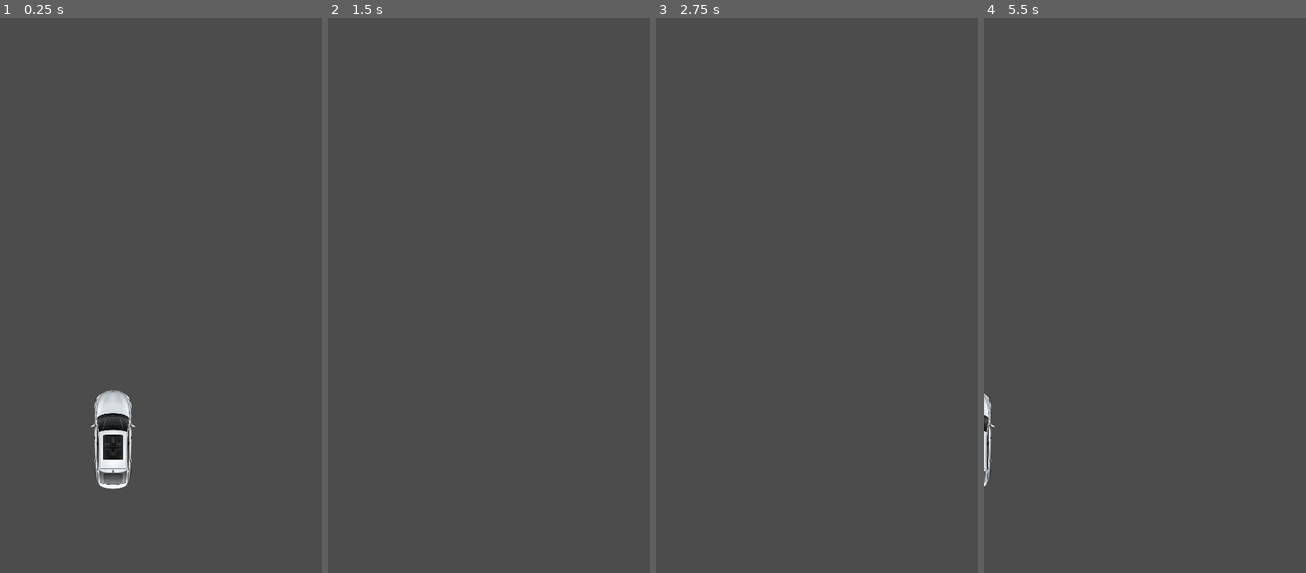
Above: before the commit, frames 1-4 (left to right).
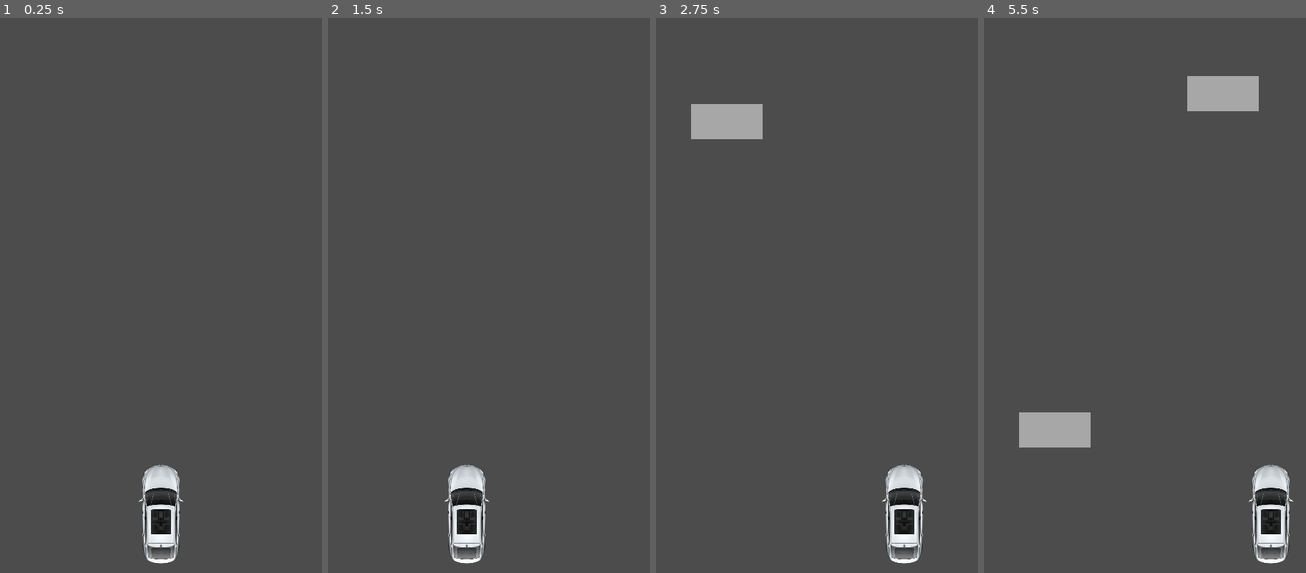
Above: after the commit, the same moments.

Repository: archemich/Try-to-drive
Game: Godot game, scene res://scenes/main.tscn
Same seed, same stepped clock (60 frames per second), same inputs: the game is played once before the commit and once after it. Before the commit the project starts from res://scenes/Main.tscn.
Inputs (mouse positions are in pixels of both pictures, inside the frame that each line leads up to):
- Up to frame 1 (0.25 s): no input
- Up to frame 2 (1.5 s): move the mouse to (559, 278) at 0.52 s; click (559, 278) at 0.67 s; tap Enter at 1.25 s; move the mouse to (424, 334) at 1.27 s; click (424, 334) at 1.42 s
- Up to frame 3 (2.75 s): move the mouse to (849, 178) at 2.02 s; click (849, 178) at 2.17 s
- Up to frame 4 (5.5 s): move the mouse to (1128, 417) at 2.77 s; click (1128, 417) at 2.92 s; move the mouse to (1241, 389) at 3.52 s; click (1241, 389) at 3.67 s; move the mouse to (1048, 217) at 4.27 s; click (1048, 217) at 4.42 s; move the mouse to (1161, 306) at 5.02 s; click (1161, 306) at 5.17 s

The runs differ from the first frame. In frame 1, 3.3% of the frame differs, in the area x 28-57%, y 67-99%; in frame 2, 1.6%; in frame 3, 3.1%; in frame 4, 4.7%, in the area x 0-96%, y 10-99%.

Commit message:
added obstacles and collision

Diff:
--- a/project.godot
+++ b/project.godot
@@ -16,7 +16,7 @@
 [application]
 
 config/name="Try-to-drive"
-run/main_scene="res://scenes/Main.tscn"
+run/main_scene="res://scenes/main.tscn"
 config/icon="res://icon.png"
 
 [display]
--- a/scenes/Main.tscn
+++ /dev/null
@@ -1,9 +0,0 @@
-[gd_scene load_steps=2 format=2]
-
-[ext_resource path="res://scenes/Player.tscn" type="PackedScene" id=1]
-
-[node name="Main" type="Node2D"]
-
-[node name="Player" parent="." instance=ExtResource( 1 )]
-position = Vector2( 288, 752.498 )
-scale = Vector2( 0.3, 0.3 )
--- /dev/null
+++ b/scenes/main.tscn
@@ -0,0 +1,37 @@
+[gd_scene load_steps=5 format=2]
+
+[ext_resource path="res://scenes/player.tscn" type="PackedScene" id=1]
+[ext_resource path="res://scenes/obstacle.tscn" type="PackedScene" id=2]
+[ext_resource path="res://scripts/main.gd" type="Script" id=3]
+
+[sub_resource type="Curve2D" id=1]
+_data = {
+"points": PoolVector2Array( 0, 0, 0, 0, 0, 0, 0, 0, 0, 0, 576, 0 )
+}
+
+[node name="Main" type="Node"]
+script = ExtResource( 3 )
+Obstacle = ExtResource( 2 )
+
+[node name="Player" parent="." instance=ExtResource( 1 )]
+position = Vector2( 288, 885.689 )
+scale = Vector2( 0.3, 0.3 )
+
+[node name="GeneratorPath" type="Path2D" parent="."]
+curve = SubResource( 1 )
+
+[node name="ObstacleSpawnLocation" type="PathFollow2D" parent="GeneratorPath"]
+
+[node name="ScoreTimer" type="Timer" parent="."]
+
+[node name="GeneratorTimer" type="Timer" parent="."]
+process_mode = 0
+wait_time = 3.0
+
+[node name="StartTimer" type="Timer" parent="."]
+wait_time = 2.0
+one_shot = true
+[connection signal="hit" from="Player" to="." method="gameOver"]
+[connection signal="timeout" from="ScoreTimer" to="." method="_on_ScoreTimer_timeout"]
+[connection signal="timeout" from="GeneratorTimer" to="." method="_on_GeneratorTimer_timeout"]
+[connection signal="timeout" from="StartTimer" to="." method="_on_StartTimer_timeout"]
--- /dev/null
+++ b/scenes/obstacle.tscn
@@ -0,0 +1,22 @@
+[gd_scene load_steps=4 format=2]
+
+[ext_resource path="res://models/obstacles/Grey.png" type="Texture" id=1]
+[ext_resource path="res://scripts/obstacle.gd" type="Script" id=2]
+
+[sub_resource type="RectangleShape2D" id=2]
+extents = Vector2( 20.0152, 10.7751 )
+
+[node name="Obstacle" type="StaticBody2D" groups=[
+"Obstacles",
+]]
+script = ExtResource( 2 )
+
+[node name="Sprite" type="Sprite" parent="."]
+position = Vector2( 64.2273, 31.9661 )
+scale = Vector2( 0.424274, 0.210778 )
+texture = ExtResource( 1 )
+
+[node name="CollisionShape2D" type="CollisionShape2D" parent="."]
+position = Vector2( 64.9225, 32.0403 )
+scale = Vector2( 3.18788, 2.95199 )
+shape = SubResource( 2 )
--- a/scenes/Player.tscn
+++ b/scenes/player.tscn
@@ -1,7 +1,7 @@
 [gd_scene load_steps=4 format=2]
 
-[ext_resource path="res://sprites/car.png" type="Texture" id=1]
-[ext_resource path="res://scripts/Player.gd" type="Script" id=2]
+[ext_resource path="res://models/cars/car.png" type="Texture" id=1]
+[ext_resource path="res://scripts/player.gd" type="Script" id=2]
 
 [sub_resource type="CapsuleShape2D" id=1]
 radius = 2.92132
@@ -9,6 +9,7 @@
 
 [node name="Player" type="Area2D"]
 rotation = 1.5708
+scale = Vector2( 0.639999, 0.639999 )
 script = ExtResource( 2 )
 __meta__ = {
 "_edit_group_": true
@@ -22,5 +23,6 @@
 shape = SubResource( 1 )
 
 [node name="Timer" type="Timer" parent="."]
-wait_time = 3.0
+wait_time = 2.0
+[connection signal="body_entered" from="." to="." method="_on_Player_body_entered"]
 [connection signal="timeout" from="Timer" to="." method="_on_Timer_timeout"]
--- /dev/null
+++ b/scripts/main.gd
@@ -0,0 +1,43 @@
+extends Node
+
+export (PackedScene) var Obstacle
+
+var score = 0
+
+
+func _ready():
+	randomize()
+	$StartTimer.start()
+
+
+func generateObstacle():
+	$GeneratorPath/ObstacleSpawnLocation.offset = randi()
+	var obstacle = Obstacle.instance()
+	add_child(obstacle)
+	obstacle.position = $GeneratorPath/ObstacleSpawnLocation.position
+
+
+func newGame():
+	generateObstacle()
+	$GeneratorTimer.start()
+	$ScoreTimer.start()
+	$Player.start()
+
+
+func gameOver():
+	$GeneratorTimer.stop()
+	$ScoreTimer.stop()
+	$Player/Timer.stop()
+	get_tree().call_group("Obstacles","stopMoving")
+
+
+func _on_GeneratorTimer_timeout():
+	generateObstacle()
+
+
+func _on_ScoreTimer_timeout():
+	score += 1
+
+
+func _on_StartTimer_timeout():
+	newGame()
--- /dev/null
+++ b/scripts/obstacle.gd
@@ -0,0 +1,10 @@
+extends StaticBody2D
+
+var speed = 200
+
+func _process(delta):
+	position.y += speed * delta
+
+
+func stopMoving():
+	speed = 0
--- a/scripts/Player.gd
+++ b/scripts/player.gd
@@ -1,27 +1,26 @@
 extends Area2D
 
+signal hit
 
-# Declare member variables here. Examples:
-# var a = 2
-# var b = "text"
 const SPEEDX = 600
-const MIN_RANDOM_MOVE = 200
-const MAX_RANDOM_MOVE = 500
+const MIN_RANDOM_MOVE = 100
+const MAX_RANDOM_MOVE = 400
+
 var velx = 0
 var screen_size = Vector2()
 var random_move = 0
 
-# Called when the node enters the scene tree for the first time.
 func _ready():
 	screen_size = get_viewport_rect().size
-	randomize()
+
+
+func _process(delta):
+	position.x += (velx+random_move) * delta
+
+
+func start():
 	random_move = randi() % (MAX_RANDOM_MOVE - MIN_RANDOM_MOVE) + MIN_RANDOM_MOVE
 	$Timer.start()
-
-
-# Called every frame. 'delta' is the elapsed time since the previous frame.
-func _physics_process(delta):
-	position.x += (velx-random_move) * delta
 
 
 func _input(e):
@@ -43,4 +42,9 @@
 	random_move = randi() % (MAX_RANDOM_MOVE - MIN_RANDOM_MOVE) + MIN_RANDOM_MOVE
 	if !(randi() % 2):
 		random_move *= -1
-	$Timer.start()
+
+
+func _on_Player_body_entered(body):
+	hide()
+	emit_signal("hit")
+	$CollisionShape2D.set_deferred("disabled", true)
Renamed: sprites/car.png -> models/cars/car.png
Not shown, changed: models/cars/car.png.import
Binary file added: models/obstacles/Grey.png
Not shown, added: models/obstacles/Grey.png.import
